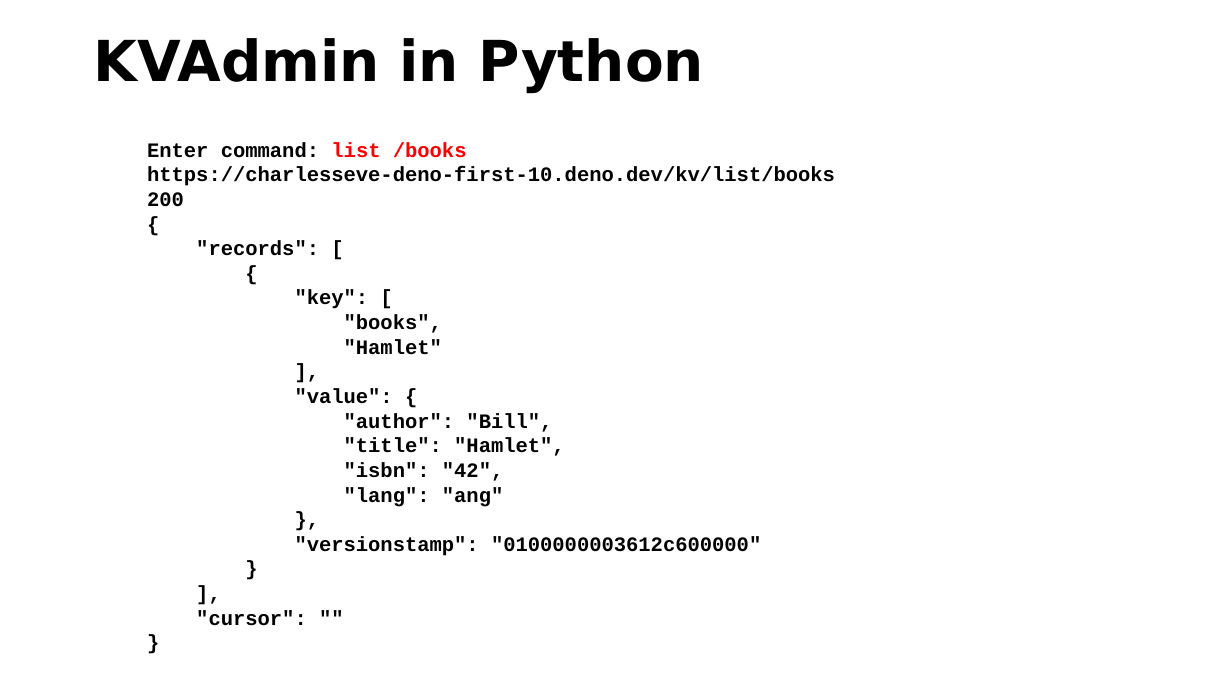
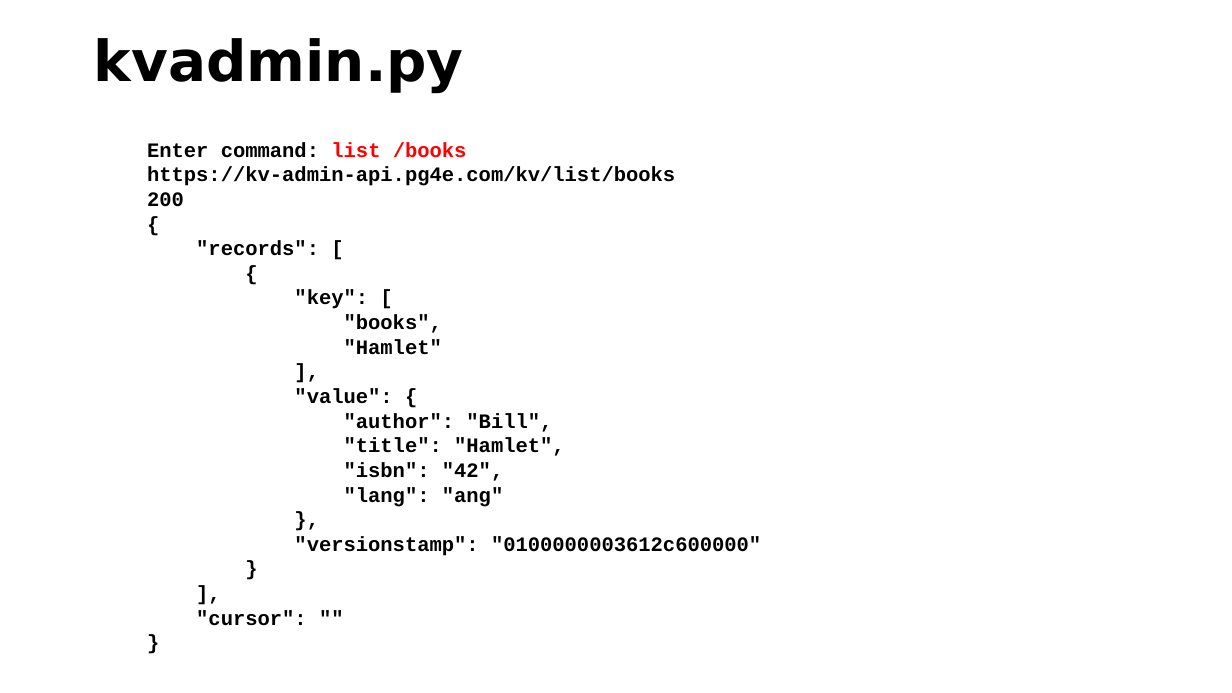
Before and after one commit to csev/pg4e, a slide deck: slide 43 of lectures/07-DenoKV.pptx (slide 42 before the commit). Drawn at 1232x693 pixels with LibreOffice and Linux fonts; fonts in the diff are those of the drawing. Boxes give left, top, right and bottom in pixels: in the first picture for what was removed or moved away, otherwise in the second. Text is boxed around its words. In the diff, an @@ line names an element or a change of style, - is before the commit and + after.

```diff
--- a/lectures/07-DenoKV.pptx
+++ b/lectures/07-DenoKV.pptx
@@ title at bbox=[94, 38, 464, 93]: text changed @@
-KVAdmin in Python
+kvadmin.py
@@ text at bbox=[147, 167, 675, 186]: text changed @@
-https://charlesseve-deno-first-10.deno.dev/kv/list/books
+https://kv-admin-api.pg4e.com/kv/list/books
```
Also in this commit, not shown: 9 other slides changed, 4 slides added, 5 slides removed, 1 other file.
